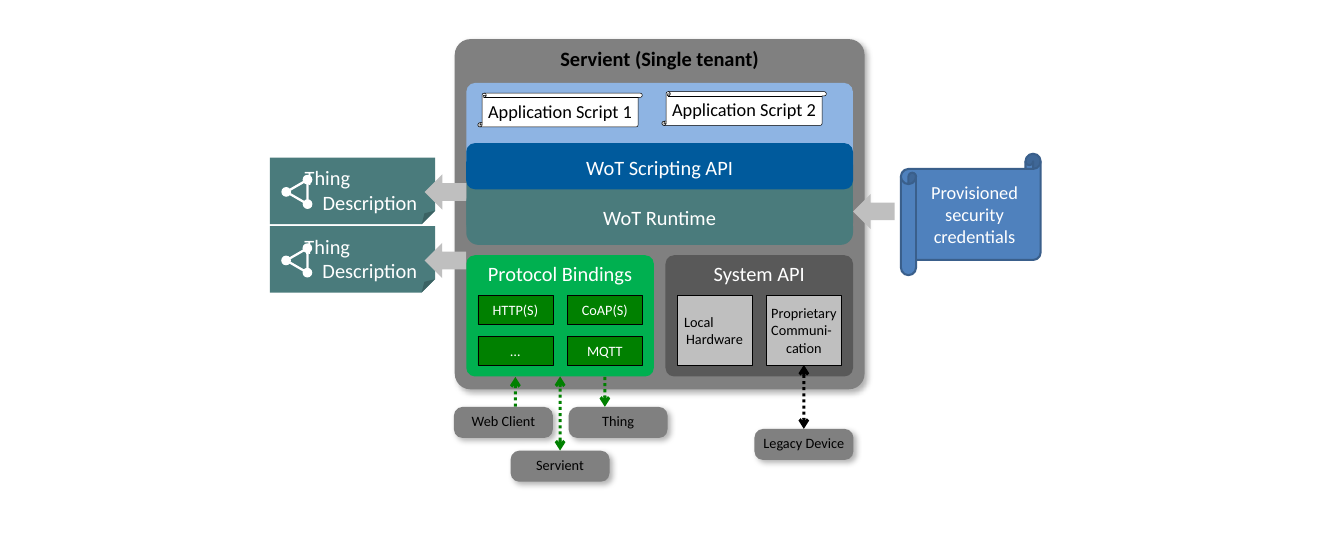
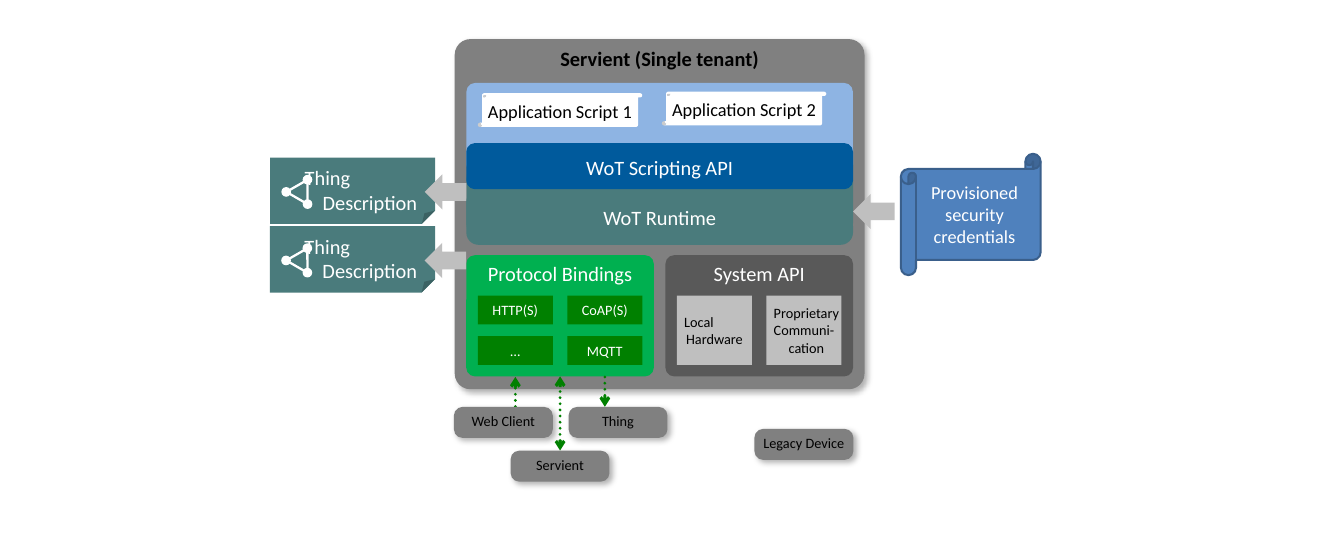
Before and after one commit to w3c/wot-security, a slide deck: slide 7 of images/Security_scenarios.pptx. Drawn at 1344x550 pixels with LibreOffice and Linux fonts; fonts in the diff are those of the drawing. Boxes give left, top, right and bottom in pixels: in the first picture for what was removed or moved away, otherwise in the second. Text is boxed around its words. In the diff, an @@ line names an element or a change of style, - is before the commit and + after.

```diff
--- a/images/Security_scenarios.pptx
+++ b/images/Security_scenarios.pptx
@@ text in rectangle at <box>774,308,839,353</box>: text changed @@
-Proprietary
-Communi-
-cation
+Proprietary
+Communi-
+cation
@@ outline #000000 0.51 pt to none in 8 elements at <box>767,295,842,364</box>, <box>677,295,752,364</box>, <box>478,93,642,127</box>, <box>478,295,553,324</box>, <box>568,295,642,324</box>, <box>568,336,642,364</box>, <box>662,92,826,125</box>, <box>478,336,553,364</box> @@
@@ freeform shape removed at <box>804,365,804,429</box> @@
```
Also in this commit, not shown: 9 other slides changed, 2 other files.
